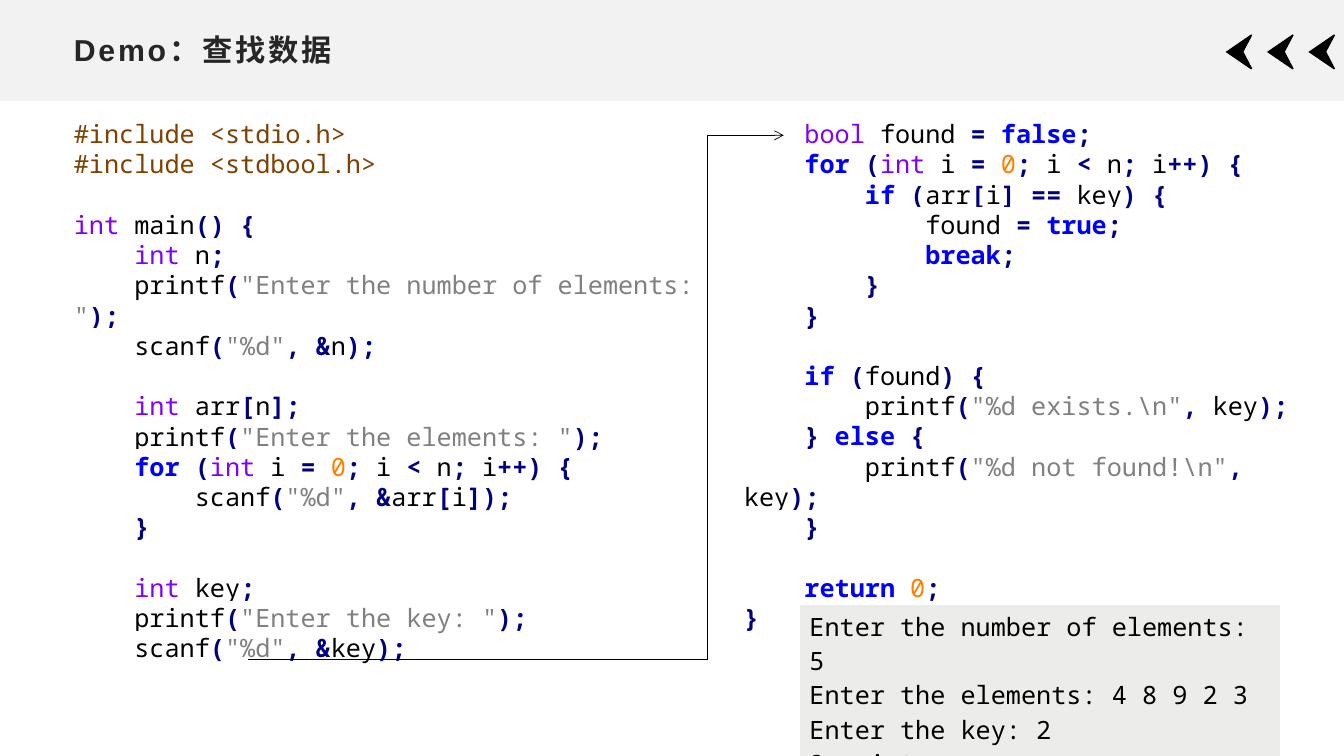
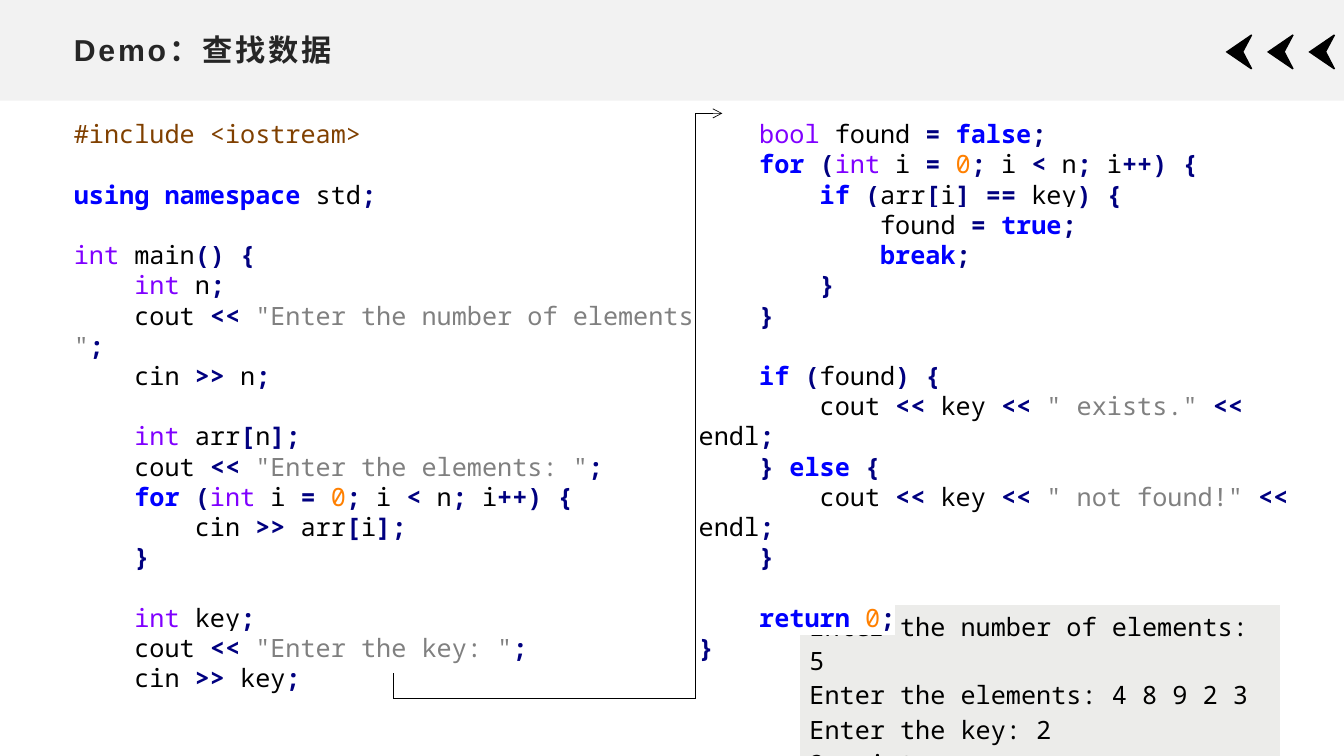
Before and after one commit to xdai02/C_Plus_Plus, a slide deck: slide 5 of slides/Chapter4.pptx. Drawn at 1344x756 pixels with LibreOffice and Linux fonts; fonts in the diff are those of the drawing. Boxes give left, top, right and bottom in pixels: in the first picture for what was removed or moved away, otherwise in the second. Text is boxed around its words. In the diff, an @@ line names an element or a change of style, - is before the commit and + after.

```diff
--- a/slides/Chapter4.pptx
+++ b/slides/Chapter4.pptx
@@ elbow arrow moved from (248, 659) - (784, 135) to (393, 674) - (723, 114) @@
@@ text "bool found = false;": place and size @@
-text "bool found = false;" at (744,123,1289,601)
+text "bool found = false;" at (699,123,1243,628)
@@ text "bool found = false;" at (699,123,1243,628): alignment left to justified @@
@@ text at (74,124,376,210): text changed @@
-#include <stdio.h>
-#include <stdbool.h>
+#include <iostream>
+using namespace std;
@@ text at (134,301,709,389): text changed @@
-printf("Enter the number of elements: ");
-scanf("%d", &n);
+cout << "Enter the number of elements: ";
+cin >> n;
@@ text at (699,396,1198,449): text changed; text colour #808080 to #000000 @@
-printf("%d exists.\n", key);
+cout << key << " exists." << endl;
@@ text at (134,457,558,477): text changed @@
-printf("Enter the elements: ");
+cout << "Enter the elements: ";
@@ text at (699,487,1243,540): text changed; text colour #808080 to #000000 @@
-printf("%d not found!\n", key);
+cout << key << " not found!" << endl;
@@ text at (195,517,407,540): text changed @@
-scanf("%d", &arr[i]);
+cin >> arr[i];
@@ text at (134,638,482,688): text changed @@
-printf("Enter the key: ");
-scanf("%d", &key);
+cout << "Enter the key: ";
+cin >> key;
```
Also in this commit, not shown: 12 other slides changed, 4 slides added, 9 other files.
